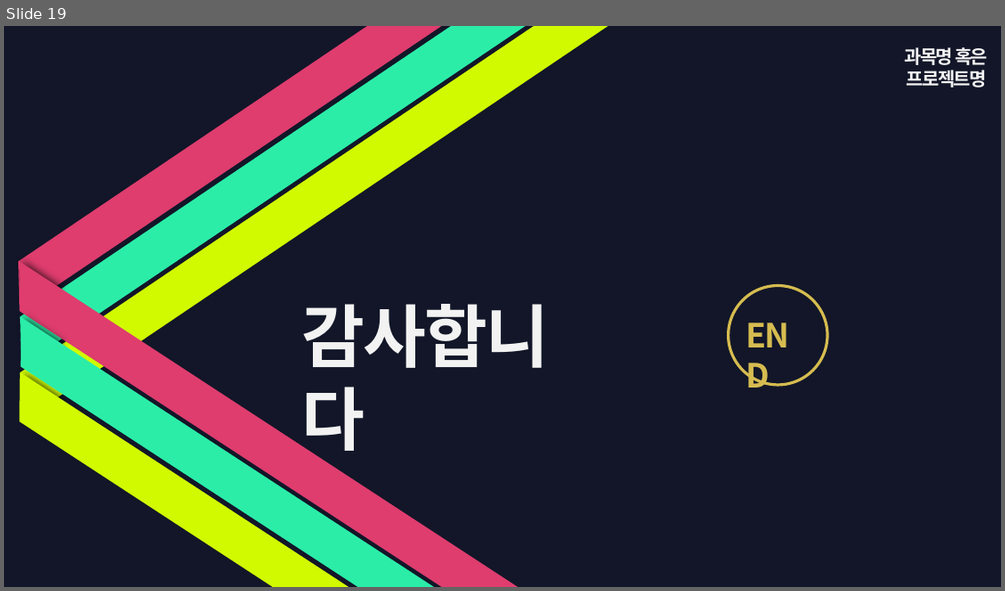
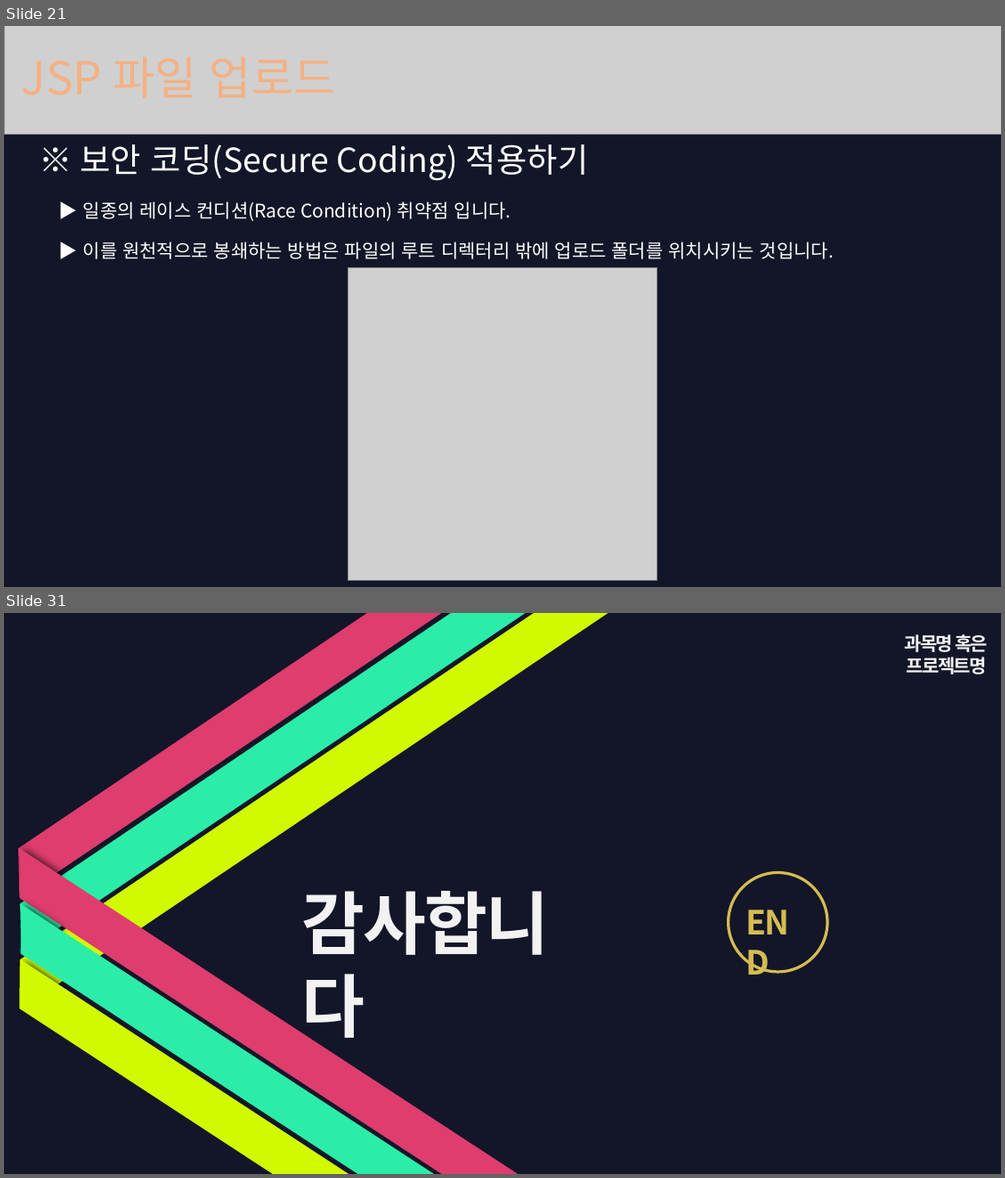
Before and after one commit to psun2/Java, a slide deck: Java-study/107. File Upload (feat) 동빈나/JSP파일업로드.pptx. Shown one above the other, each under a label of ours: slide 19 before the commit, slides 21 and 31 after it; the slides between them are not shown. The pictures are 1005x591 and 1005x1178 pixels, drawn with LibreOffice and Linux fonts; fonts in the diff are those of the drawing; grey boxes stand for pictures; background and template pictures are left out. Boxes give left, top, right and bottom in pixels: in the first picture for what was removed or moved away, otherwise in the second. Text is boxed around its words. In the diff, an @@ line names an element or a change of style, - is before the commit and + after.

```diff
--- a/Java-study/107. File Upload (feat) 동빈나/JSP파일업로드.pptx
+++ b/Java-study/107. File Upload (feat) 동빈나/JSP파일업로드.pptx
@@ slide 21 added at bbox=[4, 26, 1001, 587], background #121628 @@
@@ picture added at bbox=[4, 26, 1001, 135] @@
@@ text added at bbox=[81, 144, 588, 181], 32 pt, text #FFFFFF @@
+※ 보안 코딩(Secure Coding) 적용하기
@@ text added at bbox=[83, 201, 833, 259], 18 pt, text #FFFFFF @@
+▶ 일종의 레이스 컨디션(Race Condition) 취약점 입니다.
+▶ 이를 원천적으로 봉쇄하는 방법은 파일의 루트 디렉터리 밖에 업로드 폴더를 위치시키는 것입니다.
@@ picture added at bbox=[348, 267, 657, 580] @@
@@ what was slide 19 is now slide 31 @@
```
Also in this commit, not shown: 11 other slides added, 27 other files.
